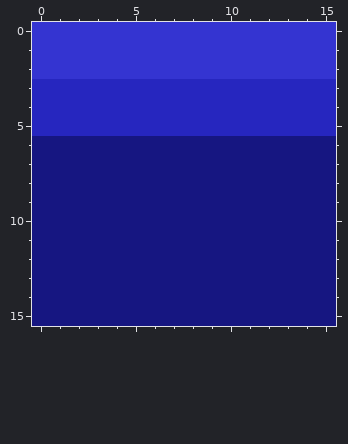
Two states of a pixel-art file, Sprites/Tiles/Intro/Foreground/Intro_Floor.aseprite. This is how it looked before the edit.
16x16 pixels, 1 frame.
The same view after the edit:
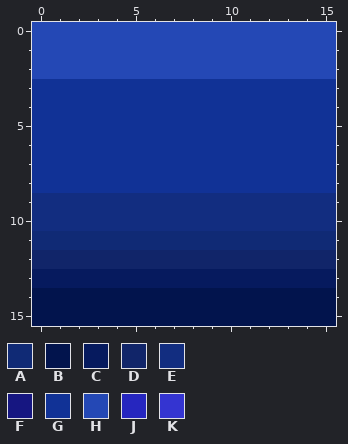
Palette (. is transparent): A #102a75  B #02144d  C #061a5e  D #112569  E #122d80  F #161681  G #113296  H #2448b5  J #2626bf  K #3434d1
The exact change:
Changed rows in their new state; - is an unchanged pixel.
first column x 0:
 0 HHHHHHHHHHHHHHHH
 1 HHHHHHHHHHHHHHHH
 2 HHHHHHHHHHHHHHHH
 3 GGGGGGGGGGGGGGGG
 4 GGGGGGGGGGGGGGGG
 5 GGGGGGGGGGGGGGGG
 6 GGGGGGGGGGGGGGGG
 7 GGGGGGGGGGGGGGGG
 8 GGGGGGGGGGGGGGGG
 9 EEEEEEEEEEEEEEEE
10 EEEEEEEEEEEEEEEE
11 AAAAAAAAAAAAAAAA
12 DDDDDDDDDDDDDDDD
13 CCCCCCCCCCCCCCCC
14 BBBBBBBBBBBBBBBB
15 BBBBBBBBBBBBBBBB
Pixel boxes of the changes (left, top, right, bottom) in both pictures:
changed: (32, 22, 336, 326)
